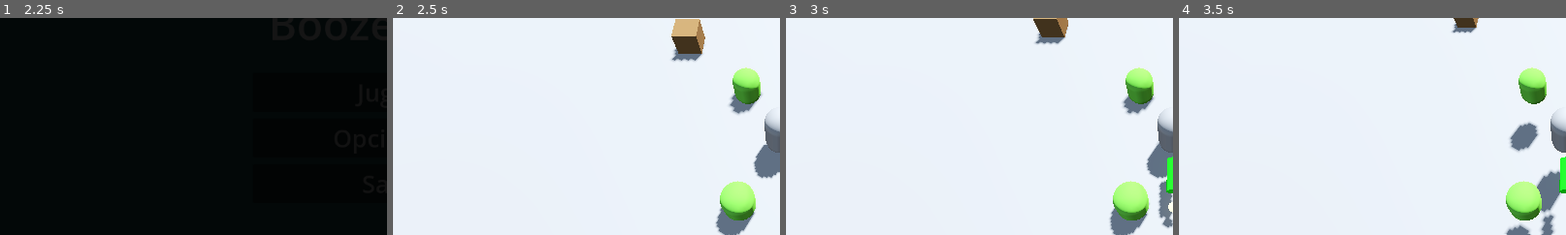
Above: before the commit, frames 1-4 (left to right).
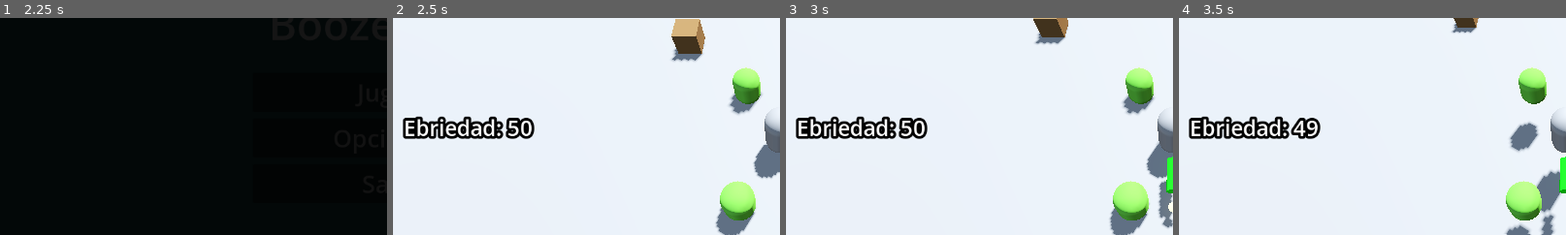
Above: after the commit, the same moments.

Repository: Ra-vanTech/ProjectBoozeArmy
Game: Godot game, scene res://ui/menu_screen/main_menu.tscn
The game is run twice, just before and just after one commit, with the same random seed, the same clock (stepped at 60 frames per second) and the same inputs.
Inputs (mouse positions are % of the whole screen's width and height, from its top left):
- Up to frame 1 (2.25 s): click "Jugar" at 0.5 s; click "Jugar" at 1.25 s; move the mouse to (72, 45) at 2.02 s; hold D (move_right) from 2.03 s (still down); tap Q (despawn_dwarf) at 2.1 s
- Up to frame 2 (2.5 s): keep holding D (move_right); tap Space (jump) at 2.27 s
- Up to frame 3 (3 s): move the mouse to (30, 55) at 2.77 s; release D (move_right) at 2.78 s; hold S (move_back) from 2.78 s (still down); right-click (30, 55) at 2.85 s
- Up to frame 4 (3.5 s): keep holding S (move_back); tap Space (jump) at 3.02 s
The pictures show only the part of the screen within x 0-50%, y 25-75%; the shares and areas given below are measured in that part.

Frame 1 is identical in both runs. In frame 2, 2.4% of the frame differs, in the area x 2-37%, y 45-56%; in frame 3, 2.4%; in frame 4, 2.4%.

Commit message:
feat: implementación parcial del sistema de ebriedad

Diff:
--- a/project.godot
+++ b/project.godot
@@ -28,6 +28,7 @@
 enemy=""
 spawner=""
 pause_screen=""
+drunkeness=""
 
 [input]
 
--- /dev/null
+++ b/ui/drunkeness/drunkeness_meter.gd
@@ -0,0 +1,24 @@
+class_name DrunkenessMeter
+extends Label
+
+@export var starting_drunkeness: int = 50
+
+var drunkeness: int:
+	set(input):
+		drunkeness = max(input, 0)
+		text = "Ebriedad: " + str(drunkeness)
+var timer: Timer
+
+
+func _ready() -> void:
+	drunkeness = starting_drunkeness
+	timer = Timer.new()
+	timer.wait_time = 1.0
+	timer.one_shot = false
+	add_child(timer)
+	timer.timeout.connect(substract_drunkeness)
+	timer.start()
+
+
+func substract_drunkeness() -> void:
+	drunkeness -= 1
--- /dev/null
+++ b/ui/drunkeness/drunkeness_meter.tscn
@@ -0,0 +1,13 @@
+[gd_scene format=3 uid="uid://db0wwfr5rtbup"]
+
+[ext_resource type="Script" uid="uid://dt8fudp6pgo0m" path="res://ui/drunkeness/drunkeness_meter.gd" id="1_ajc5c"]
+
+[sub_resource type="LabelSettings" id="LabelSettings_ec4aj"]
+font_size = 32
+outline_size = 16
+outline_color = Color(0, 0, 0, 1)
+
+[node name="DrunkenessMeter" type="Label" unique_id=1008807262 groups=["drunkeness"]]
+text = "PLACEHOLDER TEXT (DRUNKENESS)"
+label_settings = SubResource("LabelSettings_ec4aj")
+script = ExtResource("1_ajc5c")
--- a/ui/game_ui/game_ui.tscn
+++ b/ui/game_ui/game_ui.tscn
@@ -1,6 +1,7 @@
 [gd_scene format=3 uid="uid://bo4oxc3tixusn"]
 
 [ext_resource type="PackedScene" uid="uid://bbb43u8xyrjtb" path="res://ui/bank/bank.tscn" id="1_2w547"]
+[ext_resource type="PackedScene" uid="uid://db0wwfr5rtbup" path="res://ui/drunkeness/drunkeness_meter.tscn" id="1_6u1yh"]
 
 [node name="GameUi" type="MarginContainer" unique_id=1531797009]
 anchors_preset = 15
@@ -13,6 +14,10 @@
 theme_override_constants/margin_right = 16
 theme_override_constants/margin_bottom = 16
 
+[node name="DrunkenessMeter" parent="." unique_id=1008807262 instance=ExtResource("1_6u1yh")]
+layout_mode = 2
+size_flags_horizontal = 0
+
 [node name="Bank" parent="." unique_id=466702522 instance=ExtResource("1_2w547")]
 layout_mode = 2
 size_flags_horizontal = 0
